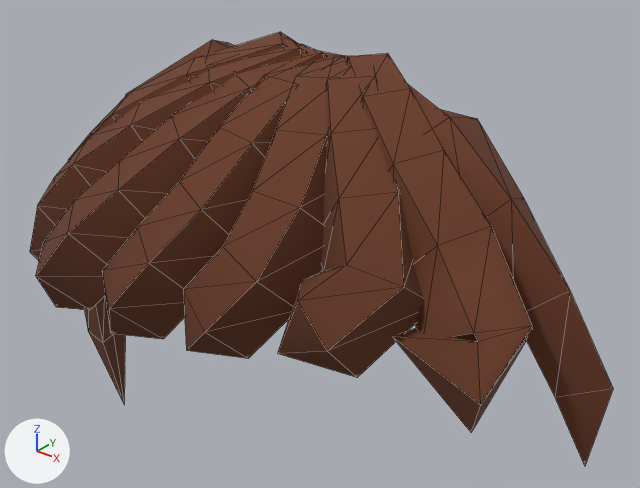
Renders of the glTF model web/public/assets/characters/v6/hair/bangs/bangs_swept_r.glb from each side of a commit.
One viewpoint serves both versions: a 50 mm camera at (0.336, -0.482, 1.16) aimed at (0.007, -0.071, 0.905). Arrows for +X, +Y and +Z are at lower left; the lights stay in place. The first picture is the older version. Mesh edges are drawn as thin lines. Vertices at exactly the same position are counted once.

Names of what the first picture shows: 'bangs_swept_r'.
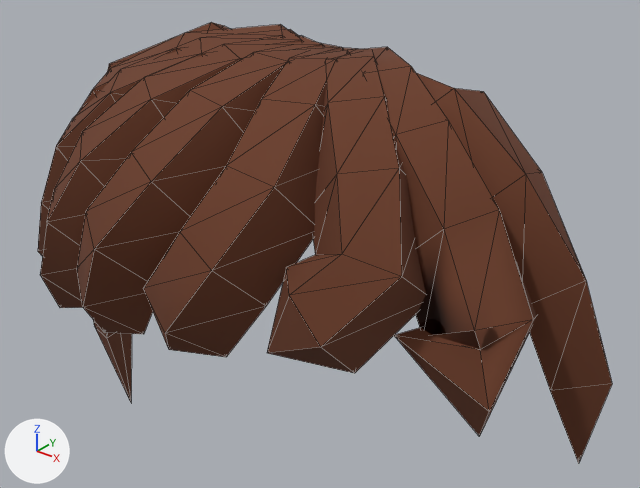
Boxes (x1, y1, x2, y2) around the edits, measured in the pictures (640 x 488 px; the box of a moved part takes in the faces that stretch with it):
'bangs_swept_r', reshaped
    before: (30, 32, 613, 466)
    after: (38, 22, 612, 464)
part 1 of me_bangs_swept_r, moved or reshaped
    before: (30, 32, 613, 466)
    after: (38, 22, 612, 464)
part 2 of me_bangs_swept_r, recoloured
    before: (68, 37, 570, 351)
    after: (48, 23, 585, 351)

The change, as a diff of the scene's bpy script:
```diff
--- a/web/public/assets/characters/v6/hair/bangs/bangs_swept_r.glb.py
+++ b/web/public/assets/characters/v6/hair/bangs/bangs_swept_r.glb.py
@@ me_bangs_swept_r @@
 # used by ob_bangs_swept_r; location = (0.0, 0.0, 0.0)
-me_bangs_swept_r.from_pydata(...)  # 311 vertices, 586 faces; spans x -0.236..0.217, y -0.201..-0.005, z 0.68..1.033
+me_bangs_swept_r.from_pydata(...)  # 311 vertices, 586 faces; spans x -0.231..0.216, y -0.221..-0.005, z 0.683..1.038
+# me_bangs_swept_r part 1: 283 of 311 vertices moved; they spanned x -0.236..0.217, y -0.201..-0.012, z 0.68..1.033 and now span x -0.231..0.216, y -0.221..-0.012, z 0.683..1.038; mean shift (0.001, -0.007, 0.012); largest move (0.003, -0.148, 0.932) -> (0.005, -0.18, 0.958)
+# me_bangs_swept_r part 2: 259 kept faces spanning x -0.21..0.2, y -0.221..-0.043, z 0.84..1.038 get new vertex colours; the middle colour goes from white #f8f8f8 to white #fafafa
 me_bangs_swept_r.materials.append(mat_m_hair)
```
